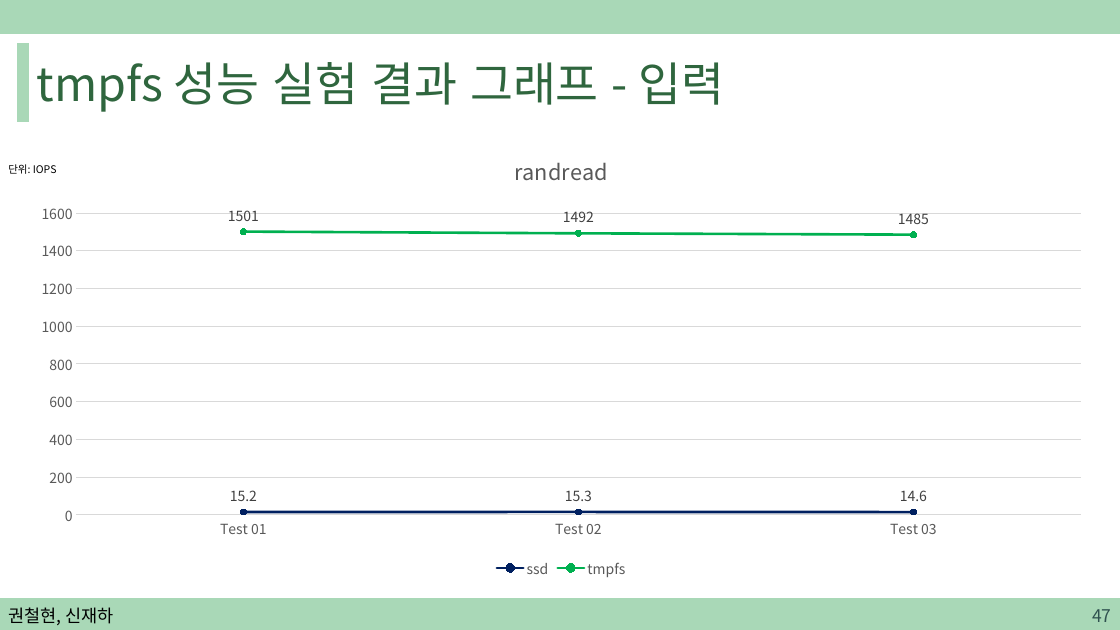
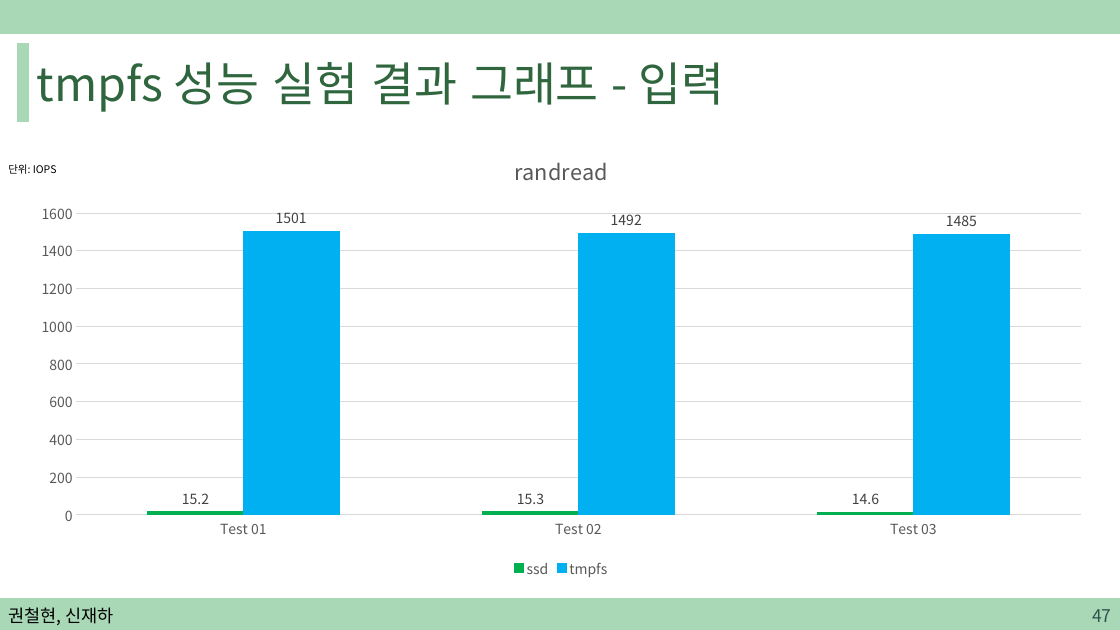
Before and after one commit to sjh4287/capston, a slide deck: slide 47 of 2022.02.18/권철현,신재하.pptx. Drawn at 1120x630 pixels with LibreOffice and Linux fonts; fonts in the diff are those of the drawing. Boxes give left, top, right and bottom in pixels: in the first picture for what was removed or moved away, otherwise in the second. Text is boxed around its words. In the diff, an @@ line names an element or a change of style, - is before the commit and + after.

Commit message:
ppt 그래프수정

```diff
--- a/2022.02.18/권철현,신재하.pptx
+++ b/2022.02.18/권철현,신재하.pptx
@@ line chart at [20,135,1103,581] @@
@@ line chart to column chart @@
@@ colour of ssd #002060 to #00B050 @@
@@ data labels of ssd changed @@
@@ colour of tmpfs #00B050 to #00B0F0 @@
@@ data labels of tmpfs changed @@
@@ bar spacing changed @@
```
Also in this commit, not shown: 1 other slide changed.
